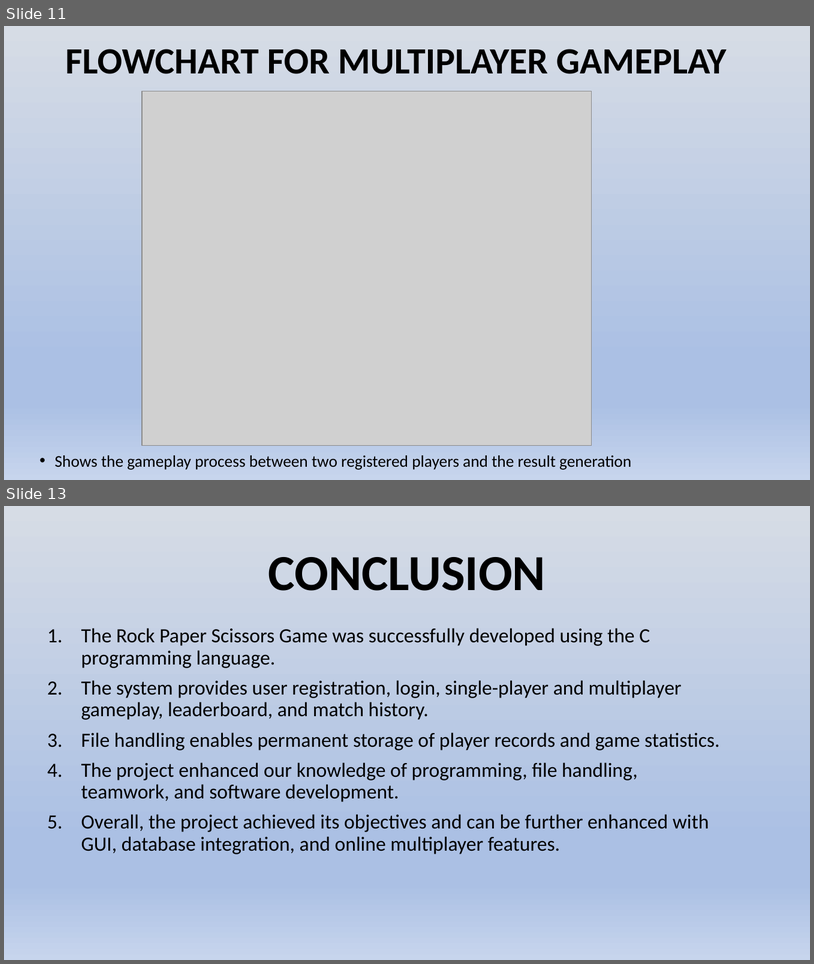
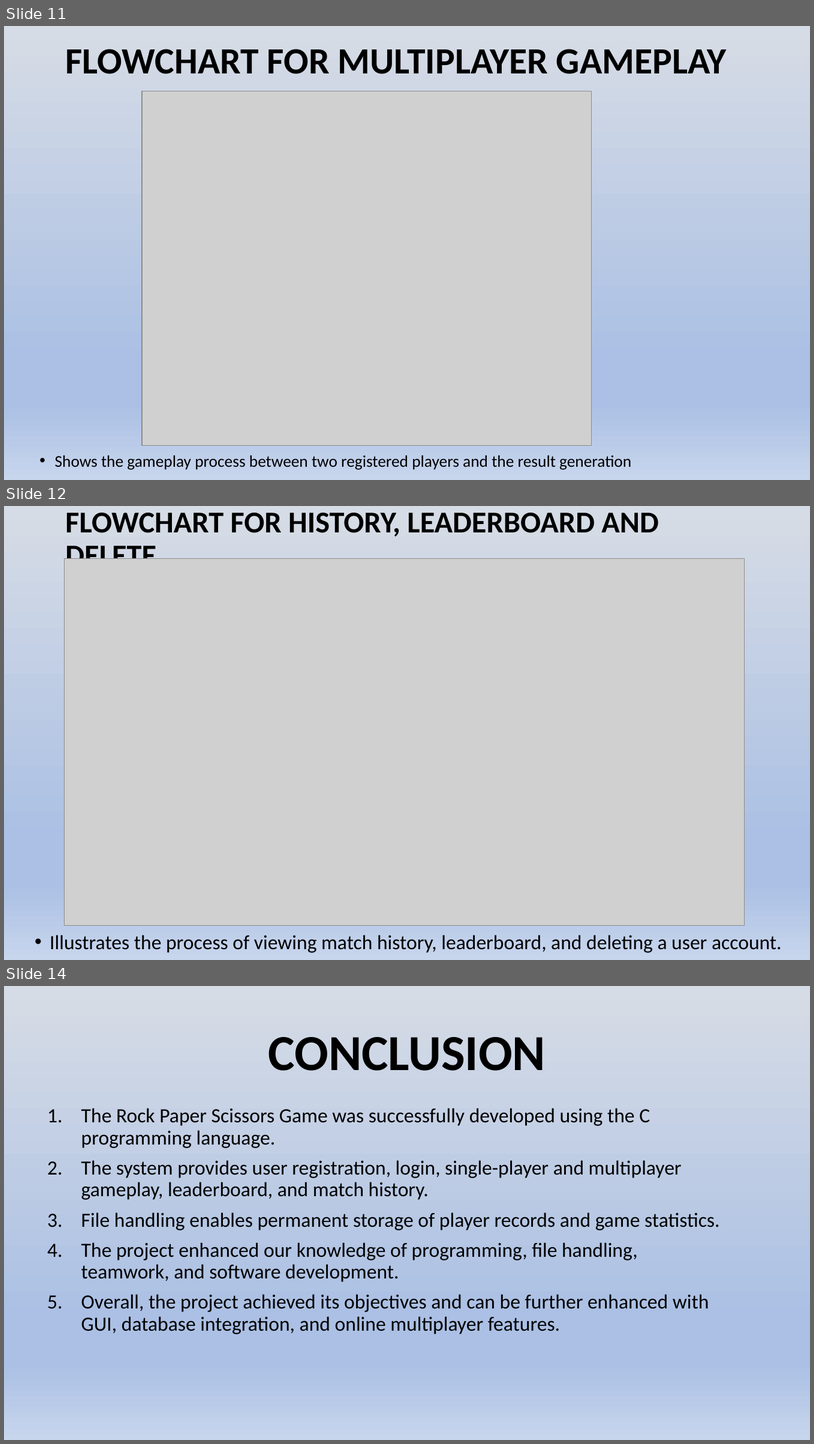
Before and after one commit to Bachelor-Of-Computer-Application/project-sd, a slide deck: 2nd sem final presentation.pptx. Shown one above the other, each under a label of ours: slides 11 and 13 before the commit, slides 11, 12 and 14 after it; the slides between them are not shown. The pictures are 814x964 and 814x1444 pixels, drawn with LibreOffice and Linux fonts; fonts in the diff are those of the drawing; grey boxes stand for pictures. Boxes give left, top, right and bottom in pixels: in the first picture for what was removed or moved away, otherwise in the second. Text is boxed around its words. In the diff, an @@ line names an element or a change of style, - is before the commit and + after.

```diff
--- a/2nd sem final presentation.pptx
+++ b/2nd sem final presentation.pptx
@@ slide 12 added at box(4, 506, 810, 960), background gradient #D6DCE5 to #ABC0E4 to #C7D5ED @@
@@ title added at box(65, 513, 659, 559), 36 pt, text #000000, bold @@
+FLOWCHART FOR HISTORY, LEADERBOARD AND DELETE
@@ picture added at box(65, 559, 745, 925) @@
@@ text added at box(50, 934, 782, 952), 24 pt, text #000000 @@
+• Illustrates the process of viewing match history, leaderboard, and deleting a user account.
@@ what was slide 13 is now slide 14 @@
```
Also in this commit, not shown: 1 other slide added, 1 slide removed, 2 other files.
